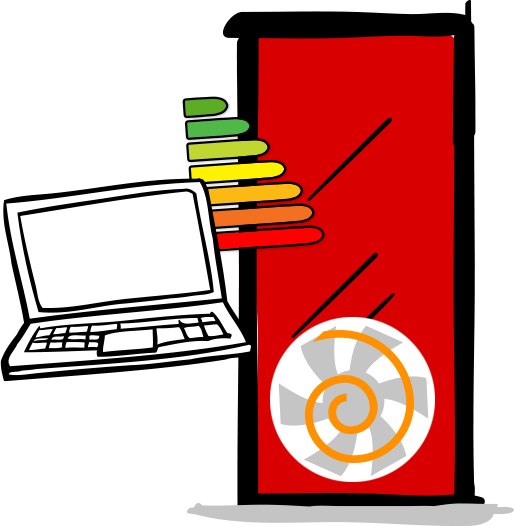
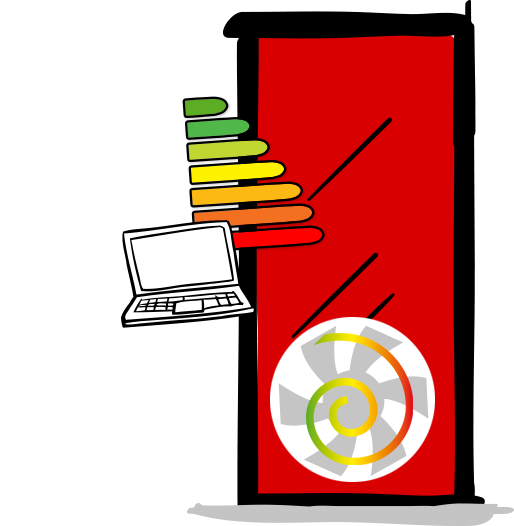
Revision of a layered 514px x 526px image; what changed, layer by layer:
painted on "Ordinateur" over [0, 178, 254, 382]
added layer "Calque 1" in group "porte 1" over [306, 333, 413, 465]
hid "spiral porte" over [305, 330, 414, 463]
